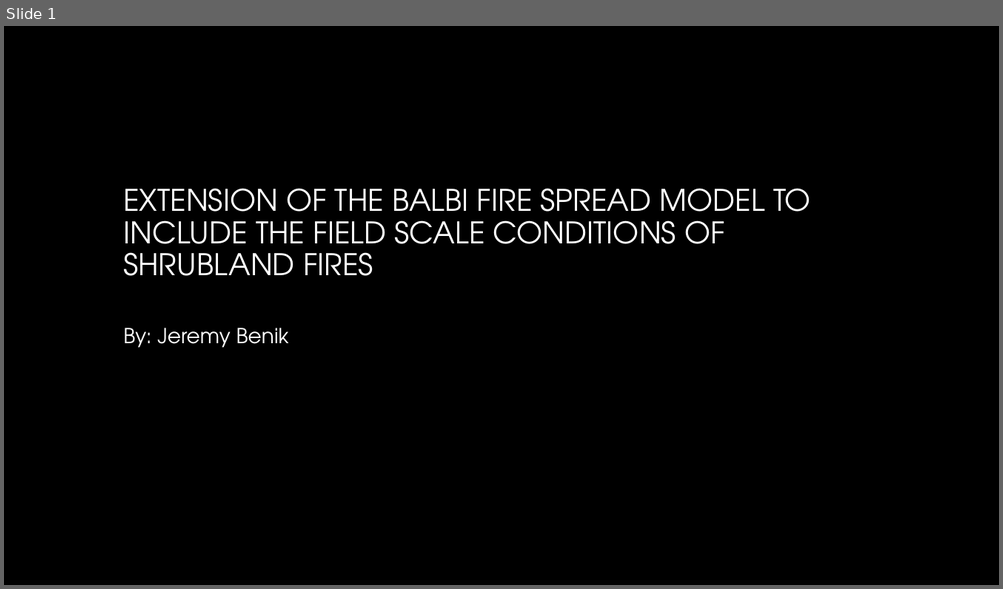
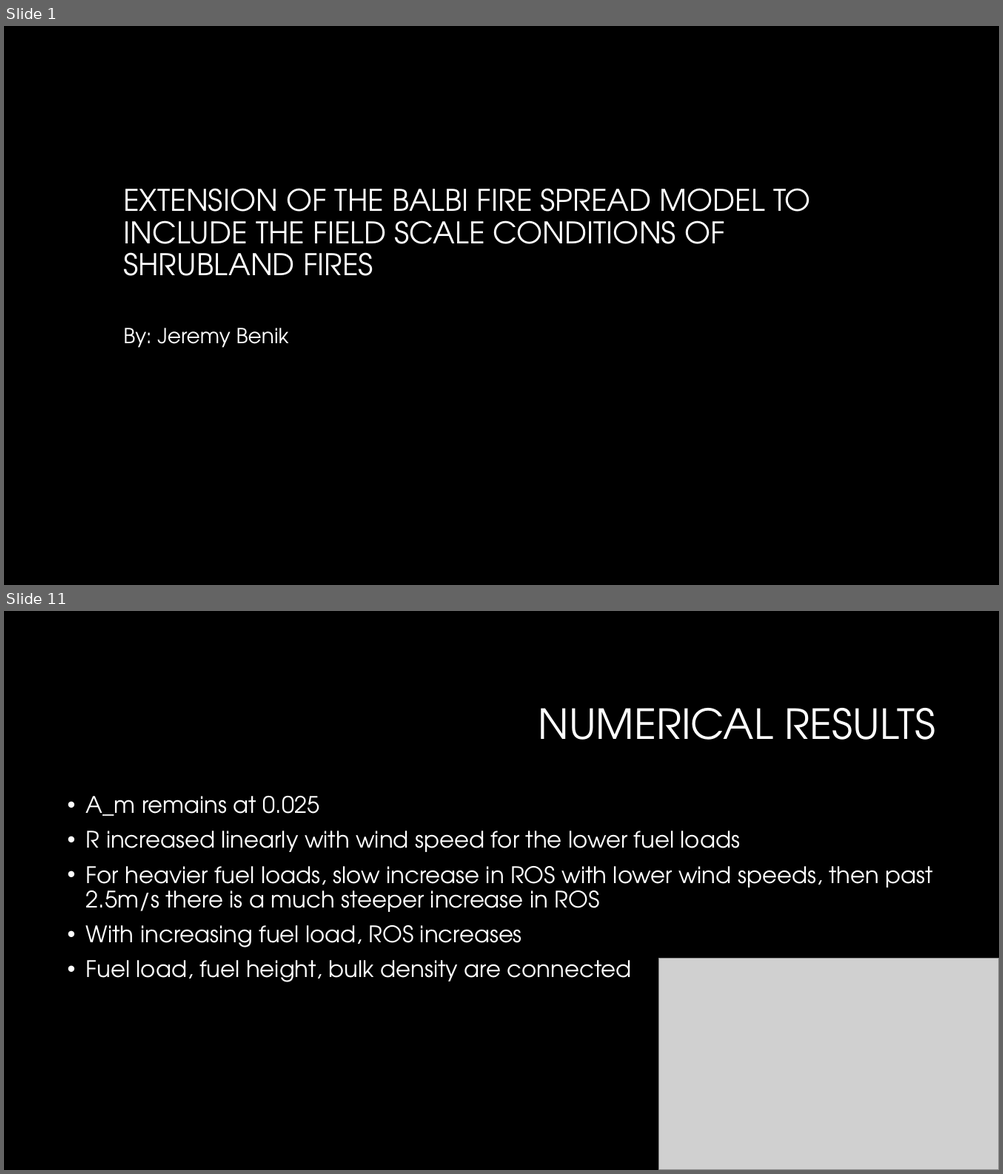
Before and after one commit to Jeremy-Benik/Meeting_Notes, a slide deck: Presentations/Balbi_2022_presentation.pptx. Shown one above the other, each under a label of ours: slide 1 before the commit, slides 1 and 11 after it; the slides between them are not shown. The pictures are 1003x589 and 1003x1174 pixels, drawn with LibreOffice and Linux fonts; fonts in the diff are those of the drawing; grey boxes stand for pictures; background and template pictures are left out. Boxes give left, top, right and bottom in pixels: in the first picture for what was removed or moved away, otherwise in the second. Text is boxed around its words. In the diff, an @@ line names an element or a change of style, - is before the commit and + after.

```diff
--- a/Presentations/Balbi_2022_presentation.pptx
+++ b/Presentations/Balbi_2022_presentation.pptx
@@ slide 11 added at <box>4,611,999,1170</box>, background #000000 @@
@@ title added at <box>538,708,935,740</box>, 40 pt, text #FFFFFF @@
+NUMERICAL RESULTS
@@ text added at <box>86,796,933,982</box>, 22 pt, text #FFFFFF @@
+• A_m remains at 0.025
+• R increased linearly with wind speed for the lower fuel loads
+• For heavier fuel loads, slow increase in ROS with lower wind speeds, then past 2.5m/s there is a much steeper increase in ROS
+• With increasing fuel load, ROS increases
+• Fuel load, fuel height, bulk density are connected
@@ picture added at <box>659,959,999,1170</box> @@
```
Also in this commit, not shown: 11 other slides added, 1 other file.
